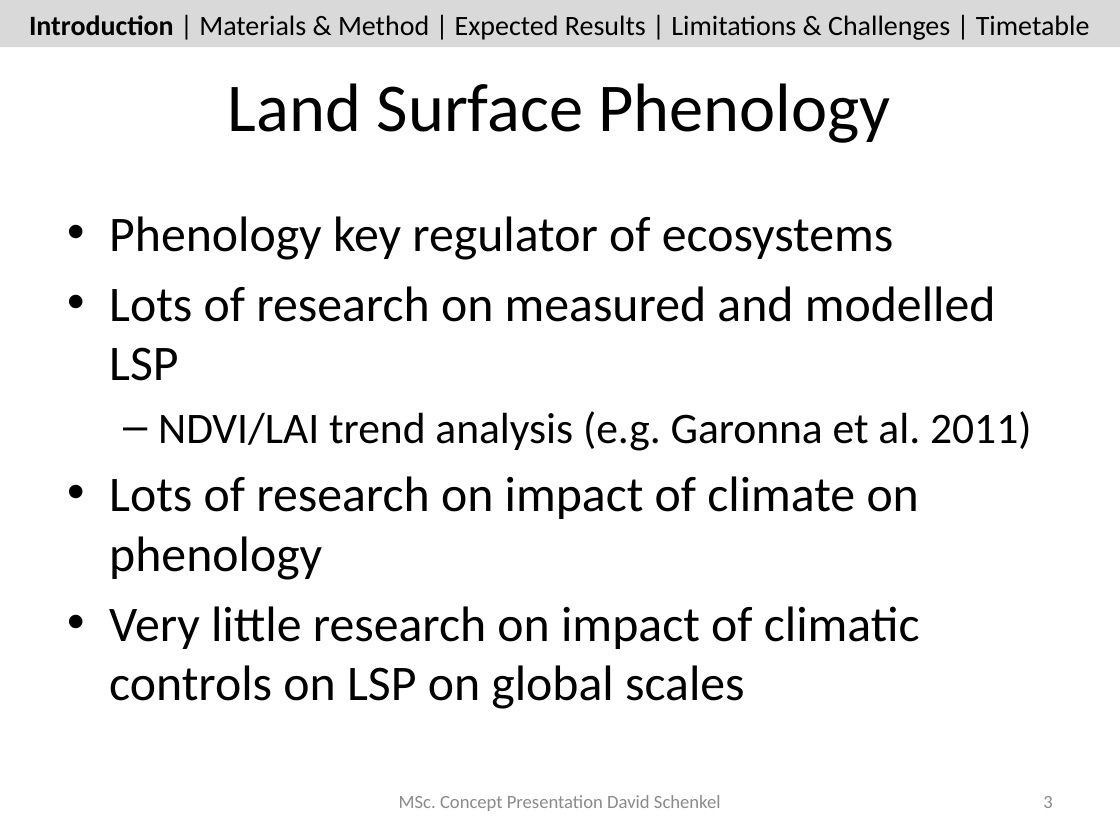
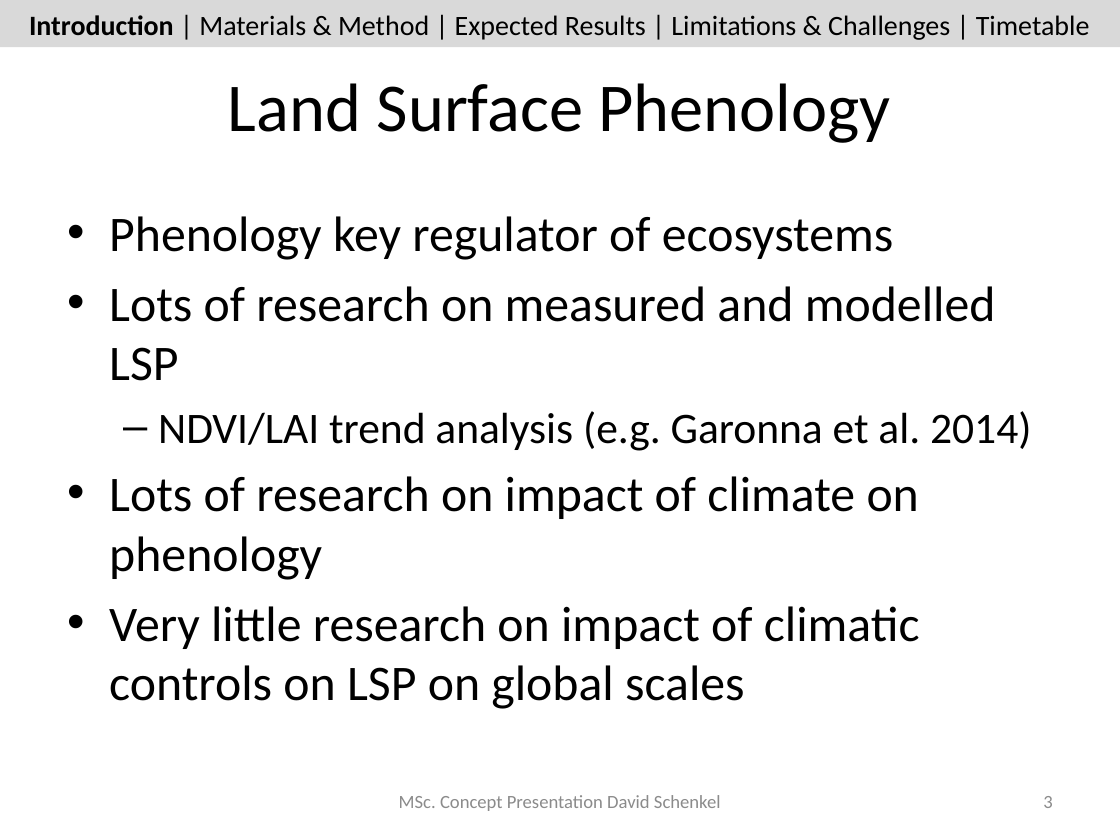
Before and after one commit to dschenkel/geo511, a slide deck: slide 3 of concept_presentation.pptx. Drawn at 1120x840 pixels with LibreOffice and Linux fonts; fonts in the diff are those of the drawing. Boxes give left, top, right and bottom in pixels: in the first picture for what was removed or moved away, otherwise in the second. Text is boxed around its words. In the diff, an @@ line names an element or a change of style, - is before the commit and + after.

```diff
--- a/concept_presentation.pptx
+++ b/concept_presentation.pptx
@@ text at (158,411,1031,451): text changed @@
-  – NDVI/LAI trend analysis (e.g. Garonna et al. 2011)
+  – NDVI/LAI trend analysis (e.g. Garonna et al. 2014)
```
Also in this commit, not shown: 2 other slides changed.
